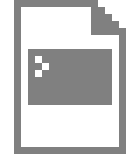
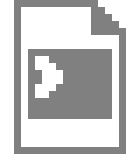
Two versions of the same layered image (140 × 154). Layer-by-layer changes:
painted on "Symbol" over [28, 56, 112, 119]
